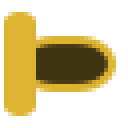
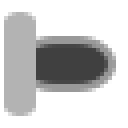
Layered file, before and after one edit (128px x 128px). Changes by layer:
painted on "Rounded Rectangle 2" over (4, 12, 36, 116)
painted on "Rounded Rectangle 3" over (16, 36, 116, 92)
